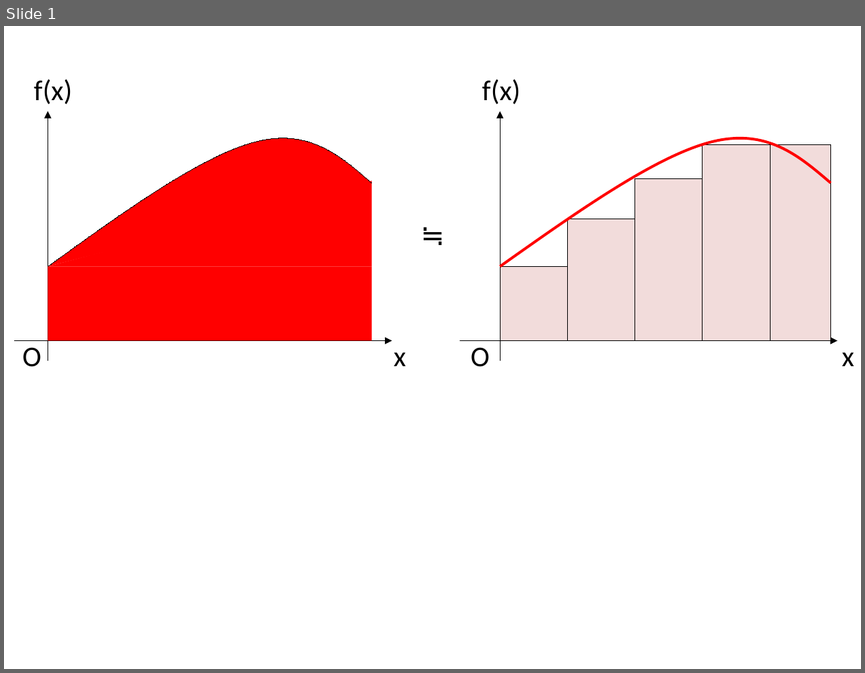
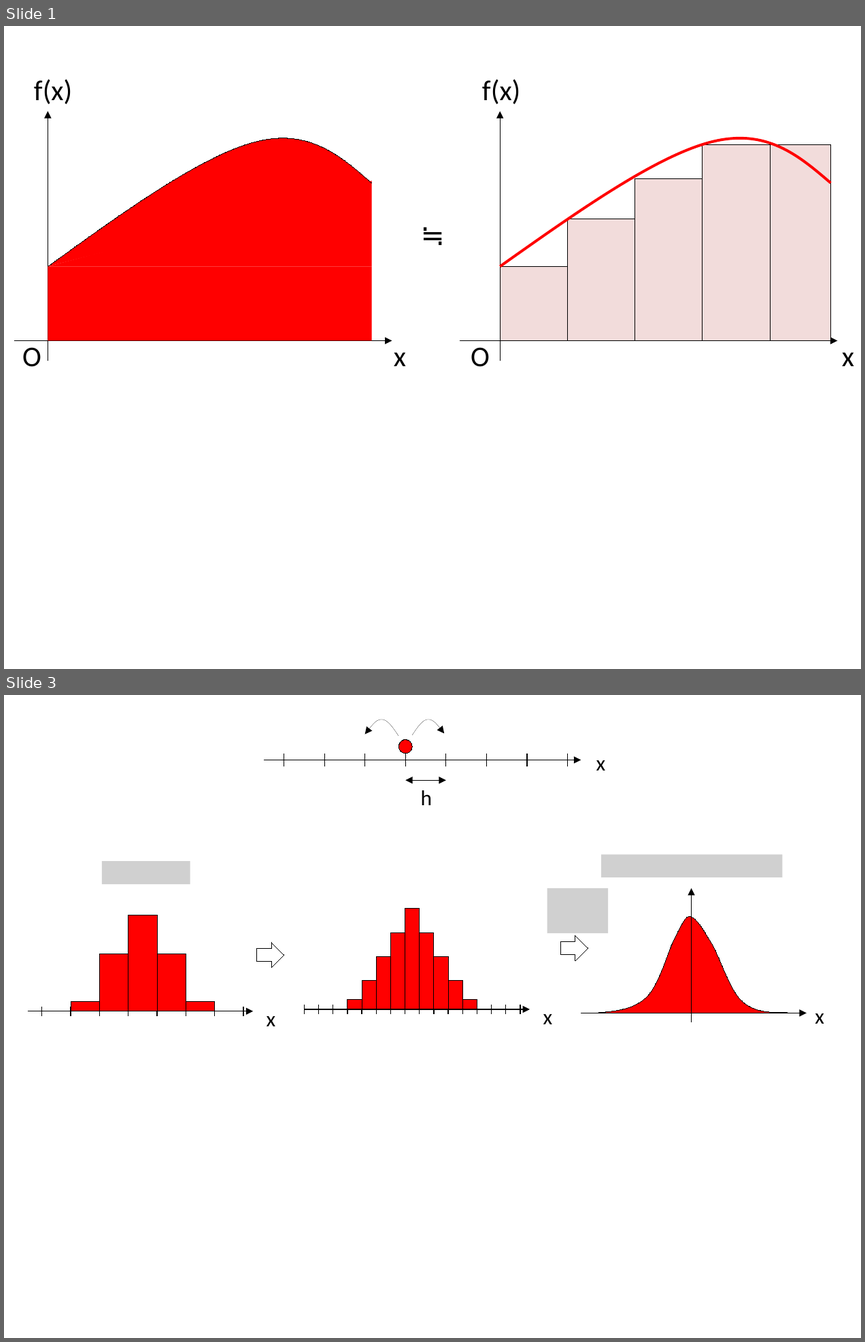
Before and after one commit to kaityo256/zenn-content, a slide deck: articles/langevin_equation/fig.pptx. Shown one above the other, each under a label of ours: slide 1 before the commit, slides 1 and 3 after it; the slides between them are not shown. The pictures are 865x673 and 865x1342 pixels, drawn with LibreOffice and Linux fonts; fonts in the diff are those of the drawing; grey boxes stand for pictures. Boxes give left, top, right and bottom in pixels: in the first picture for what was removed or moved away, otherwise in the second. Text is boxed around its words. In the diff, an @@ line names an element or a change of style, - is before the commit and + after.

```diff
--- a/articles/langevin_equation/fig.pptx
+++ b/articles/langevin_equation/fig.pptx
@@ slide 3 added at box(4, 695, 861, 1338), background #FFFFFF @@
@@ freeform shape added at box(364, 720, 398, 736), outline #000000 0.75 pt @@
@@ freeform shape added at box(412, 720, 443, 735), outline #000000 0.75 pt @@
@@ line added from (284, 767) to (284, 753), #000000 0.75 pt @@
@@ line added from (324, 767) to (324, 753), #000000 0.75 pt @@
@@ line added from (364, 767) to (364, 753), #000000 0.75 pt @@
@@ ellipse added at box(399, 740, 413, 753), fill #FF0000, outline #000000 0.75 pt @@
@@ line added from (406, 767) to (406, 753), #000000 0.75 pt @@
@@ line added from (446, 767) to (446, 753), #000000 0.75 pt @@
@@ line added from (486, 767) to (486, 753), #000000 0.75 pt @@
@@ line added from (527, 767) to (527, 753), #000000 0.75 pt @@
@@ line added from (567, 767) to (567, 753), #000000 0.75 pt @@
@@ arrow added from (264, 760) to (581, 760), #000000 0.75 pt @@
@@ text added at box(596, 760, 606, 770), 18 pt, text #000000 @@
+x
@@ double arrow added from (406, 780) to (446, 780), #000000 0.75 pt @@
@@ text added at box(421, 790, 432, 805), 18 pt, text #000000 @@
+h
@@ picture added at box(601, 854, 782, 877) @@
@@ picture added at box(102, 861, 190, 884) @@
@@ picture added at box(547, 888, 608, 933) @@
@@ group added at box(581, 888, 824, 1023): 2 arrows, 1 freeform shape, 1 text @@
+x
@@ right arrow added at box(561, 936, 587, 961), outline #000000 0.75 pt @@
@@ right arrow added at box(257, 942, 283, 966), outline #000000 0.75 pt @@
@@ group added at box(304, 909, 553, 1024): 16 lines, 9 rectangles, 1 arrow, 1 text @@
+x
@@ group added at box(28, 915, 276, 1026): 8 lines, 5 rectangles, 1 arrow, 1 text @@
+x
```
Also in this commit, not shown: 2 other slides added, 4 other files.
